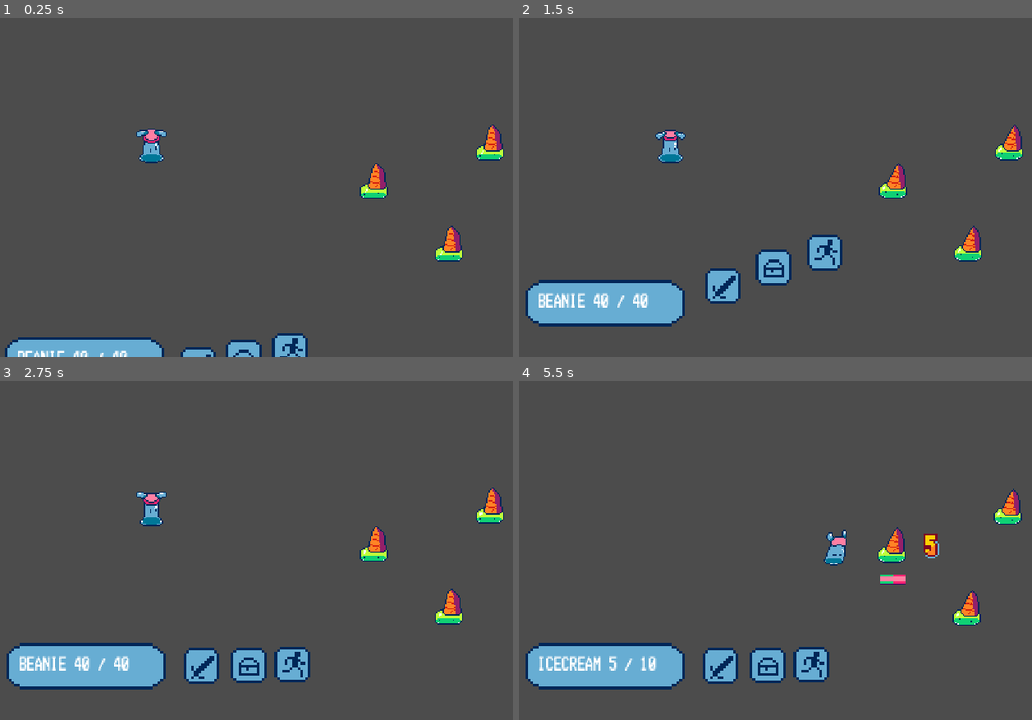
Above: before the commit, frames 1-4 (two rows, left to right).
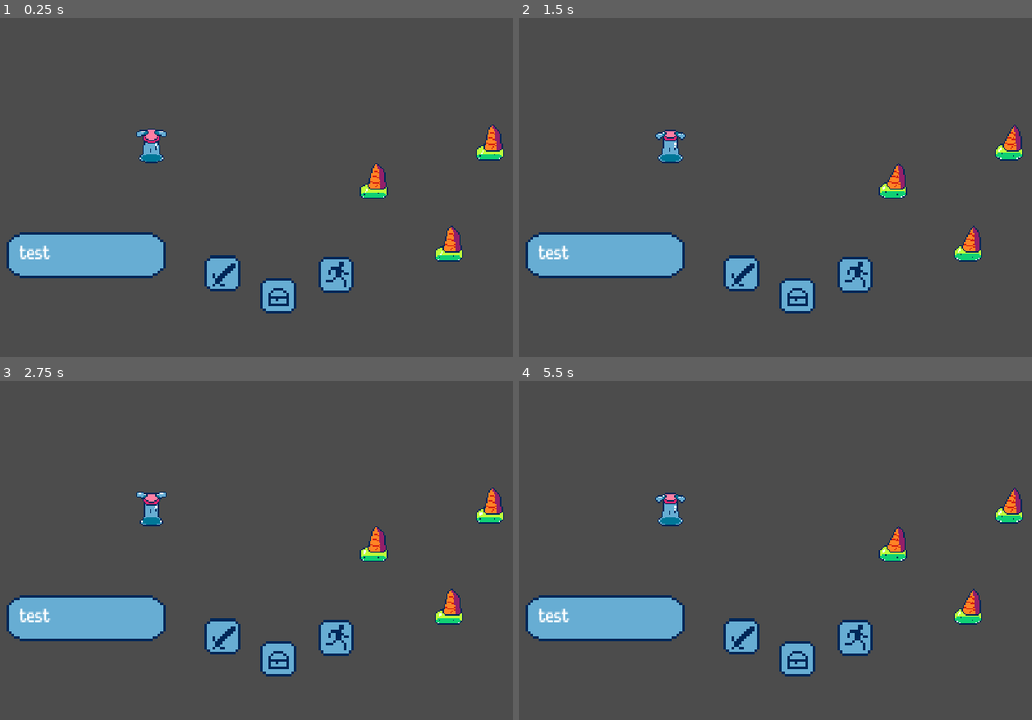
Above: after the commit, the same moments.

Repository: etherware-novice/slime-godot-game
Game: Godot game, scene res://Main.tscn
Two runs of this game, one before a commit and one after it. Both use one fixed random seed, a clock stepped at 60 frames per second and the inputs below.
Inputs:
- Up to frame 1 (0.25 s): no input
- Up to frame 2 (1.5 s): tap Enter (ui_accept) at 0.5, 0.77 s; hold Right (ui_right) 0.53-1.28 s; hold Left (ui_left) from 1.28 s (still down)
- Up to frame 3 (2.75 s): tap Enter (ui_accept) at 1.52 s; release Left (ui_left) at 2.03 s; hold Right (ui_right) from 2.03 s (still down)
- Up to frame 4 (5.5 s): tap Enter (ui_accept) at 3.02, 3.77, 4.52 s; release Right (ui_right) at 3.53 s; hold Left (ui_left) from 3.53 s (still down)

The runs differ from the first frame. In frame 1, 8.8% of the frame differs, in the area x 0-69%, y 63-100%; in frame 2, 12%; in frame 3, 12%; in frame 4, 13%, in the area x 1-99%, y 31-92%.
Error after the commit: Parse Error: Couldn't load the base class: res://player.gd (res://beanie.gd:1)

Commit message:
cleans up the character script to prepare for new chars

Diff:
--- a/beanie.gd
+++ b/beanie.gd
@@ -1,10 +1,4 @@
-extends "res://character.gd"
-
-var speed = 200
-var velocity = Vector2()
-var userinput = false
-
-var target  # delete ethis
+extends "res://player.gd"
 
 var EASING = Tween.TRANS_QUART
 
@@ -61,21 +55,3 @@
 	$AnimatedSprite.flip_h = false
 
 	emit_signal("endturn")
-
-
-func do_attack():
-	$"%HUD".start_user_ui(self)
-	return
-	var target_pos = get_tree().get_nodes_in_group("enemies").duplicate()
-	target_pos.shuffle()
-	target_pos = target_pos.pop_front()
-
-	userinput = true
-	target = target_pos
-	pass # Replace with function body.
-
-func _sub_hp(damage):
-	._sub_hp(damage)
-	$AnimatedSprite.animation = "hurt"
-	yield($AnimatedSprite, "animation_finished")
-	$AnimatedSprite.animation = "idle"
--- a/character.gd
+++ b/character.gd
@@ -41,11 +41,15 @@
 	_update_hp(hp - damage)
 	var hud = get_node("%HUD")
 	var pos = get_global_transform_with_canvas().get_origin()
-
 	hud.new_damage_num(damage, pos)
 	hud.update_player_hp(health_display_format())
 	if hp <= 0:
 		on_death()
+		return
+	$AnimatedSprite.animation = "hurt"
+	yield($AnimatedSprite, "animation_finished")
+	$AnimatedSprite.animation = "idle"
+
 
 func display_hp_bar(delay = null):
 	return $"%HUD".calculate_hp_bar(hp, maxhp, get_global_transform_with_canvas().get_origin(), delay)
Not shown, changed: README.md
